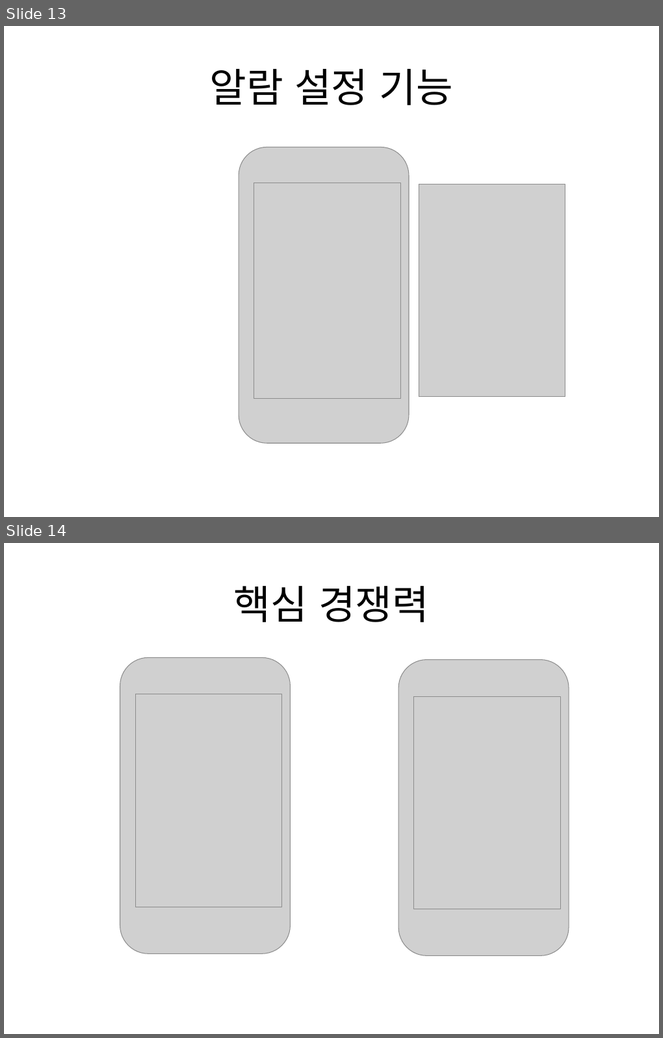
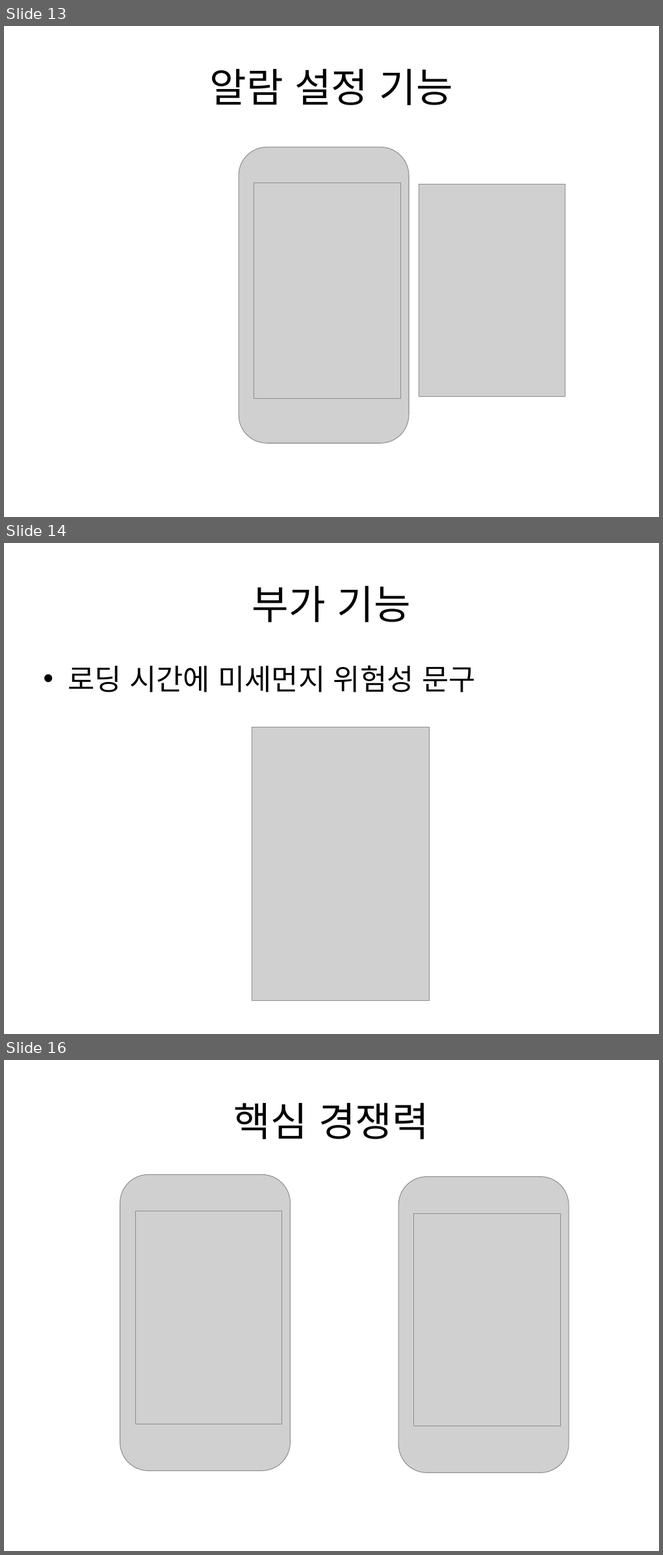
Before and after one commit to pasongsj/ideatone, a slide deck: ideatoneppt.pptx. Shown one above the other, each under a label of ours: slides 13 and 14 before the commit, slides 13, 14 and 16 after it; the slides between them are not shown. The pictures are 663x1038 and 663x1555 pixels, drawn with LibreOffice and Linux fonts; fonts in the diff are those of the drawing; grey boxes stand for pictures. Boxes give left, top, right and bottom in pixels: in the first picture for what was removed or moved away, otherwise in the second. Text is boxed around its words. In the diff, an @@ line names an element or a change of style, - is before the commit and + after.

Commit message:
부가기능 추가

```diff
--- a/ideatoneppt.pptx
+++ b/ideatoneppt.pptx
@@ slide 14 added at [4,543,659,1034], background #FFFFFF @@
@@ title added at [252,586,411,622], 44 pt, text #000000 @@
+부가 기능
@@ text added at [68,665,475,693], 32 pt, text #000000 @@
+• 로딩 시간에 미세먼지 위험성 문구
@@ picture added at [252,727,429,1001] @@
@@ what was slide 14 is now slide 16 @@
```
Also in this commit, not shown: 1 slide changed, 1 other slide added, 1 other file.
